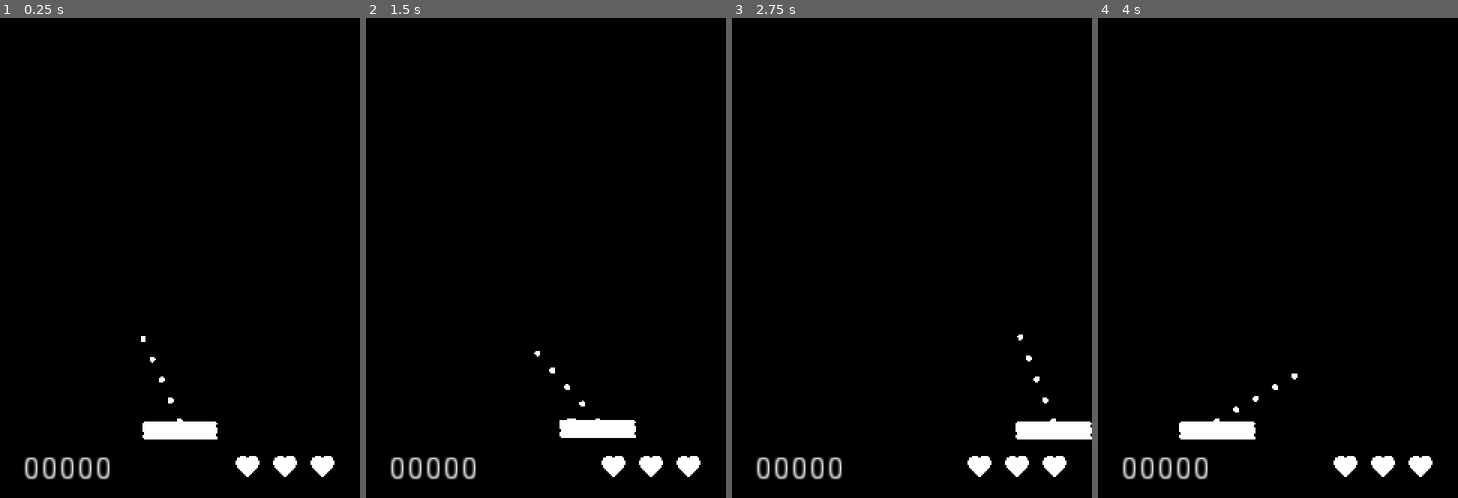
Above: before the commit, frames 1-4 (left to right).
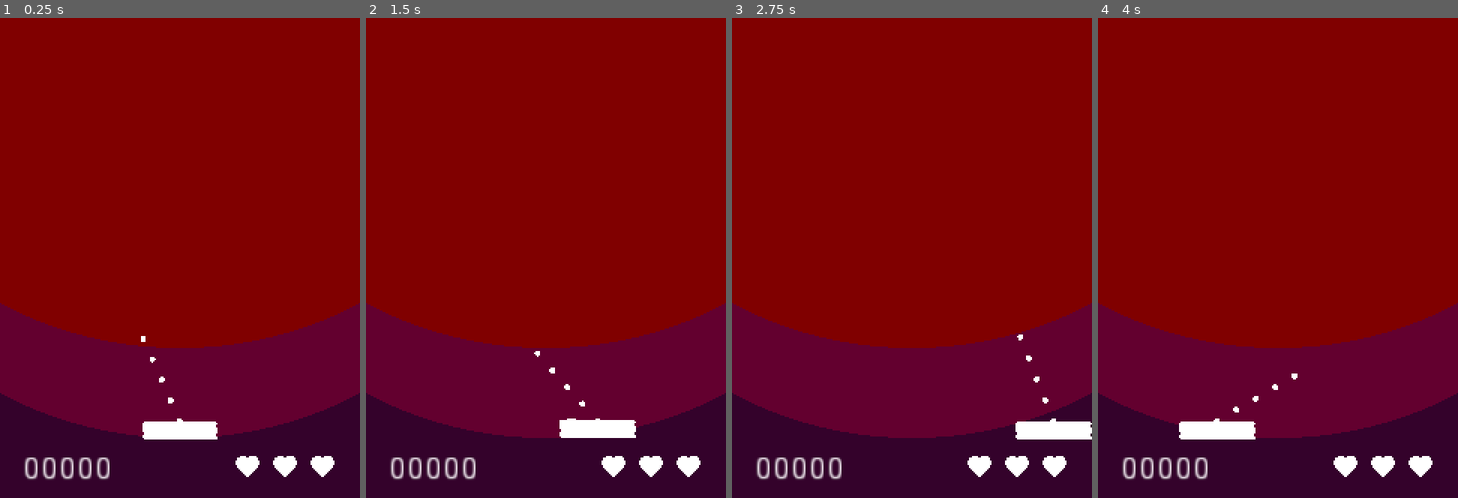
Above: after the commit, the same moments.

Repository: leogeier/impact_juggling
Game: Godot game, scene res://Main/Main.tscn
Same seed, same stepped clock (60 frames per second), same inputs: the game is played once before the commit and once after it. The engine's default icon, where the game draws it, is replaced by a stand-in: a white triangle on a blue panel in a dark square.
Inputs (mouse positions are in pixels of both pictures, inside the frame that each line leads up to):
- Up to frame 1 (0.25 s): no input
- Up to frame 2 (1.5 s): tap Enter at 0.5 s; move the mouse to (625, 234) at 0.52 s; hold Right (ui_right) 0.53-1.28 s; tap Space (fire) at 0.6, 1.25, 1.35 s; move the mouse to (474, 282) at 1.27 s; hold Left (ui_left) from 1.28 s (still down)
- Up to frame 3 (2.75 s): move the mouse to (948, 152) at 2.02 s; release Left (ui_left) at 2.03 s; hold Right (ui_right) from 2.03 s (still down); tap Space (fire) at 2.1 s
- Up to frame 4 (4 s): move the mouse to (1260, 354) at 2.77 s; tap Space (fire) at 2.85, 3.6 s; tap Enter at 3.5 s; move the mouse to (1386, 330) at 3.52 s; release Right (ui_right) at 3.53 s; hold Left (ui_left) from 3.53 s (still down)

The runs differ from the first frame. In frame 1, 98% of the frame differs, in the area x 0-100%, y 0-100%; in frame 2, 98%; in frame 3, 98%; in frame 4, 98%.

Commit message:
Add background

Diff:
--- a/ld-47/Main/Main.tscn
+++ b/ld-47/Main/Main.tscn
@@ -8,6 +8,7 @@
 [ext_resource path="res://Main/Main.gd" type="Script" id=6]
 [ext_resource path="res://CollectibleSpawner/CollectibleSpawner.tscn" type="PackedScene" id=7]
 [ext_resource path="res://Main/heart.png" type="Texture" id=8]
+[ext_resource path="res://Main/bg.png" type="Texture" id=9]
 
 [sub_resource type="RectangleShape2D" id=1]
 extents = Vector2( 10, 320 )
@@ -20,6 +21,10 @@
 
 [node name="Main" type="Node2D"]
 script = ExtResource( 6 )
+
+[node name="Background" type="Sprite" parent="."]
+position = Vector2( 120, 160 )
+texture = ExtResource( 9 )
 
 [node name="Paddle" parent="." instance=ExtResource( 1 )]
 position = Vector2( 120, 275 )
--- a/ld-47/project.godot
+++ b/ld-47/project.godot
@@ -75,5 +75,5 @@
 quality/driver/driver_name="GLES2"
 vram_compression/import_etc=true
 vram_compression/import_etc2=false
-environment/default_clear_color=Color( 0, 0, 0, 1 )
+environment/default_clear_color=Color( 0.501961, 0, 0, 1 )
 environment/default_environment="res://default_env.tres"
Not shown: 1 places in ld-47/Main/Main.tscn that only renumber resources
Binary file added: ld-47/Main/bg.png
Not shown, added: ld-47/Main/bg.png.import
Not shown, added: ld-47/Main/bg.psd
Not shown, added: ld-47/Main/bg_dithered.psd
